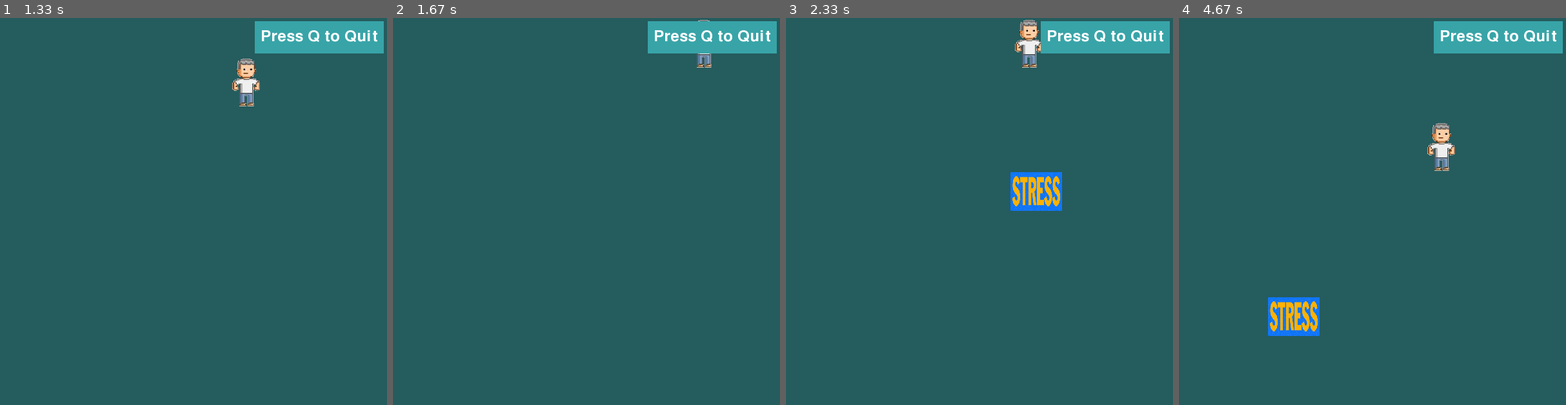
Above: before the commit, frames 1-4 (left to right).
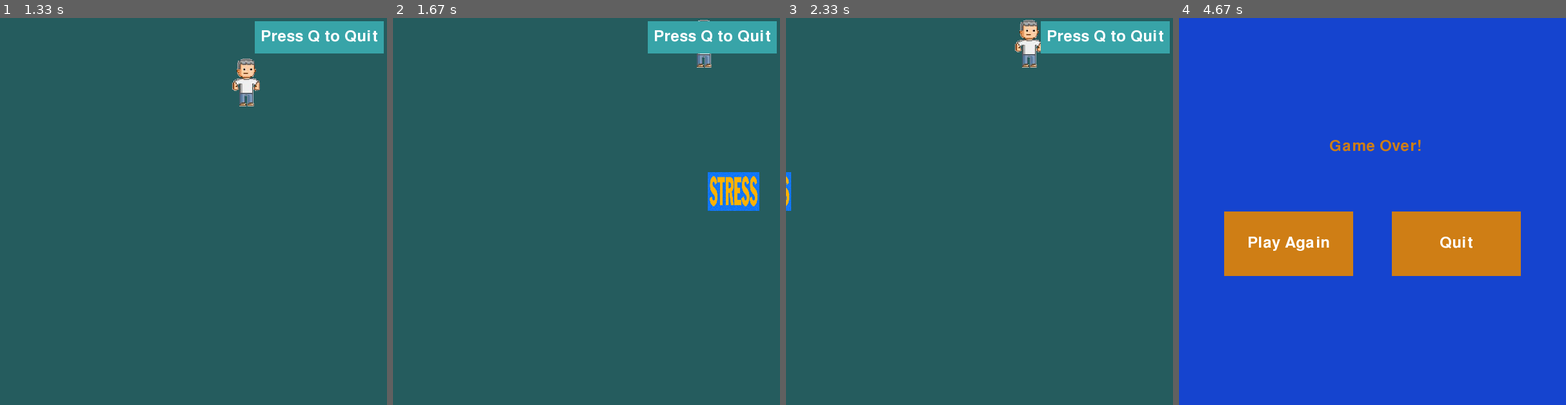
Above: after the commit, the same moments.

Repository: takanu10/pygame
Game: pygame game, started from brace.py
Same seed, same stepped clock (60 frames per second), same inputs: the game is played once before the commit and once after it.
Inputs (mouse positions are in pixels of both pictures, inside the frame that each line leads up to):
- Up to frame 1 (1.33 s): click (185, 277) at 0.38 s; hold Right 0.67-1.13 s; hold Up from 1.17 s (still down)
- Up to frame 2 (1.67 s): release Up at 1.47 s; hold Right from 1.5 s (still down)
- Up to frame 3 (2.33 s): release Right at 1.97 s; hold Left from 2 s (still down)
- Up to frame 4 (4.67 s): release Left at 2.53 s; hold Down 2.57-2.87 s; hold Left 2.9-3.3 s; hold Up 3.33-3.7 s; hold Right 3.73-4.37 s; hold Down from 4.4 s (still down)

Frame 1 is identical in both runs. In frame 2, 1.3% of the frame differs, in the area x 81-95%, y 39-50%; in frame 3, 1.5%; in frame 4, 100%, in the area x 0-100%, y 0-100%.

Commit message:
removed global constants, placed in init

Diff:
--- a/components/support.py
+++ b/components/support.py
@@ -8,7 +8,7 @@
     def __init__(self):
         super().__init__()
         image = pygame.image.load("./images/support.png")
-        self.image = pygame.transform.scale(image, (80,60))
+        self.image = pygame.transform.scale(image, (150,80))
         self.rect = self.image.get_rect(
             center=(
             random.randint(600 + 20, 600 + 100),
--- a/screens/game.py
+++ b/screens/game.py
@@ -6,9 +6,6 @@
 from components.support import Support
 from components.player import Player
 
-ADDENEMY = pygame.USEREVENT + 1
-ADDSUPPORT = pygame.USEREVENT + 1
-
 class GameScreen(BaseScreen):
     """Class that runs during main gameplay"""
     def __init__(self, *args, **kwargs):
@@ -16,20 +13,23 @@
 
         # Create the main player
         self.player = Player((100,200), limits=self.rect)
+        #Quit text on top right
         self.quit = TextBox(
             (200, 50), "Press Q to Quit", color=(255,255,255), bgcolor=(56, 164, 168)
         )
-        # Put all sprites in group
+        #object that tracks time
+        self.clock = pygame.time.Clock()
+        # put all sprites in groups
         self.enemies = pygame.sprite.Group()
-        # Create the support items
         self.supports = pygame.sprite.Group()
         self.sprites = pygame.sprite.Group()
         self.sprites.add(self.player)
-        #self.sprites.add(self.supports)
         self.sprites.add(self.quit)
 
-        pygame.time.set_timer(ADDENEMY, 1000)
-        pygame.time.set_timer(ADDSUPPORT, 1500)
+        #broadcasts the custom event after specified time
+        self.ADDENEMY = pygame.time.set_timer(pygame.USEREVENT, 1000)
+        self.ADDSUPPORT = pygame.time.set_timer(pygame.USEREVENT + 1, 5000)
+        #self.TIMER = pygame.time.set_timer(pygame.USEREVENT + 2, 5000)
 
     def update(self):
         """Method that updates key presses"""
@@ -46,16 +46,18 @@
         if keys[pygame.K_RIGHT]:
             self.player.move("right")
 
+        # while self.run:
+        #     for e in pygame.event.get():
+        #         if e.type == pygame.USEREVENT:
+        #             counter -= 1
+        #             text = str(counter).rjust(3) if counter > 0 else 'boom!'
+        #         if e.type == pygame.QUIT:
+        #             run = False
 
-#      timer = pygame.time.get_ticks()
-#         # self.time_counter = self.clock.tick()
-#         if self.running == True:
-#             if now - self.start_time > 15000:
-#                 print("Inactive for more than 15 seconds. Returning to main menu.")
-#                 self.next_screen = "welcome"
-#                 self.running = False
-#         self.timer = TextBox((50,50), str(round(15-(now - self.start_time)/1000,1)), color = (255,255,255), bgcolor=(0,0,0))
-
+                # screen.fill((255, 255, 255))
+                # screen.blit(font.render(text, True, (0, 0, 0)), (32, 48))
+                # pygame.display.flip()
+                # self.clock.tick(60)
         self.sprites.update()
 
     def draw(self):
@@ -73,21 +75,30 @@
             self.running = False
             self.next_screen = "game_over"
 
-        elif pygame.sprite.spritecollideany(self.player, self.supports):
+        if pygame.sprite.spritecollideany(self.player, self.supports):
             #if player hits support, time will go down
             self.player.kill()
             self.running = False
             self.next_screen = "game_over"
 
-        elif event.type == ADDENEMY:
+        #custom event that adds the enemy sprite
+        elif event.type == pygame.USEREVENT:
             self.enemy = Enemy()
             self.enemies.add(self.enemy)
             self.sprites.add(self.enemy)
-
-        elif event.type == ADDSUPPORT:
+        # elif event.type == ADDENEMY:
+        #     self.enemy = Enemy()
+        #     self.enemies.add(self.enemy)
+        #     self.sprites.add(self.enemy)
+        #custom event that adds the support sprite
+        elif event.type == pygame.USEREVENT + 1:
             self.sup = Support()
             self.supports.add(self.sup)
             self.sprites.add(self.sup)
+
+        # elif event.type == :
+        #     counter -= 1
+        #     text = str(counter).rjust(3) if counter > 0 else 'boom!'
 
         elif event.type == pygame.KEYDOWN:
             if event.key == pygame.K_q:
